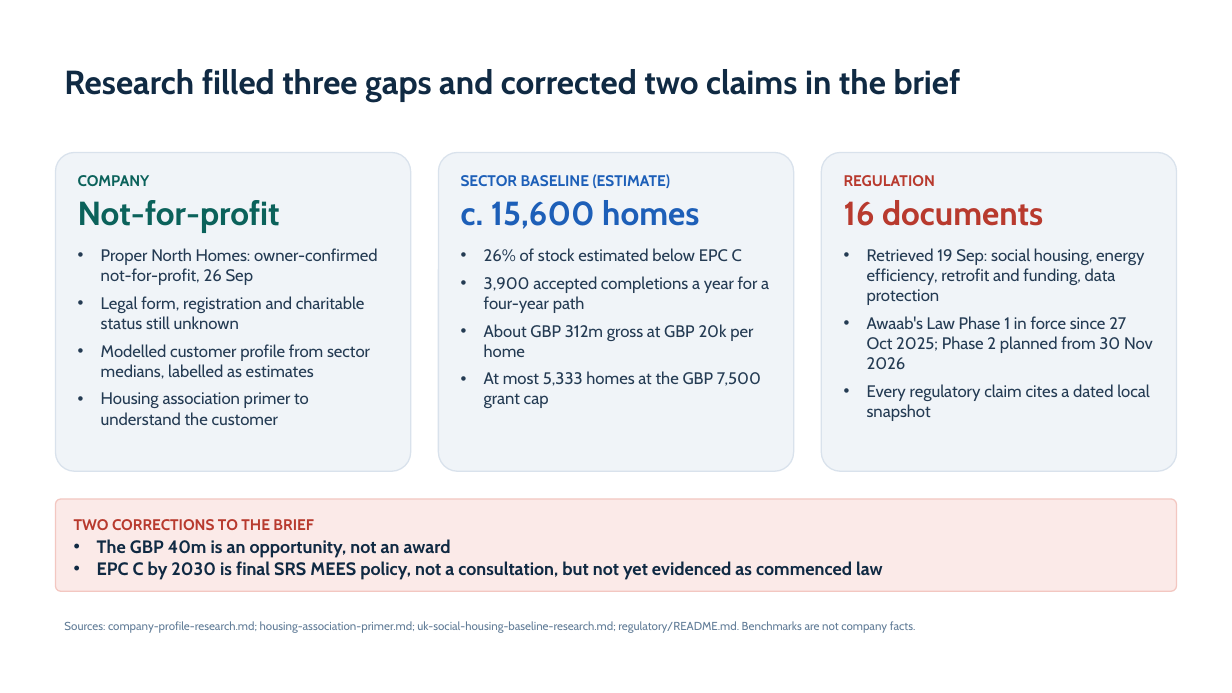
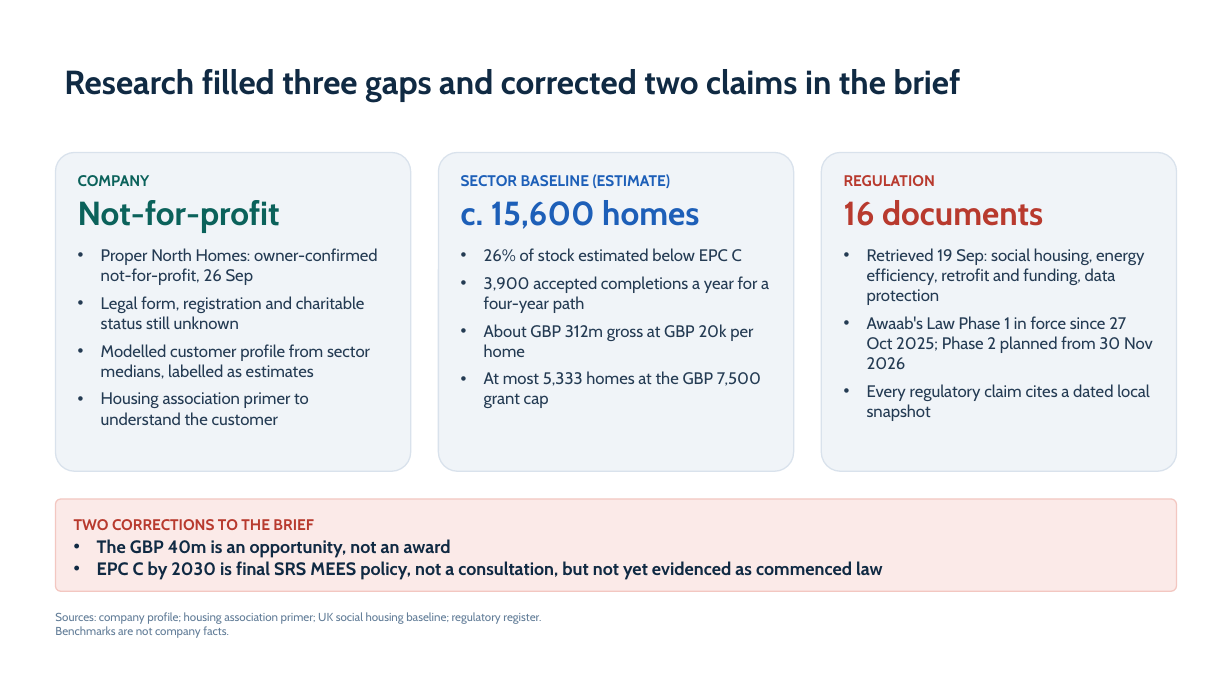
Before and after one commit to jmservera/ama, a slide deck: slide 4 of .copilot-tracking/ppt/2026-09-26/ama-mentor-progress-review/slide-deck/ama-mentor-progress-review.pptx. Drawn at 1232x693 pixels with LibreOffice and Linux fonts; fonts in the diff are those of the drawing. Boxes give left, top, right and bottom in pixels: in the first picture for what was removed or moved away, otherwise in the second. Text is boxed around its words. In the diff, an @@ line names an element or a change of style, - is before the commit and + after.

```diff
--- a/.copilot-tracking/ppt/2026-09-26/ama-mentor-progress-review/slide-deck/ama-mentor-progress-review.pptx
+++ b/.copilot-tracking/ppt/2026-09-26/ama-mentor-progress-review/slide-deck/ama-mentor-progress-review.pptx
@@ text at <box>55,612,541,638</box>: text changed @@
-Sources: company-profile-research.md; housing-association-primer.md; uk-social-housing-baseline-research.md; regulatory/README.md. Benchmarks are not company facts.
+Sources: company profile; housing association primer; UK social housing baseline; regulatory register.
+Benchmarks are not company facts.
```
Also in this commit, not shown: 11 other slides changed, 33 other files.
